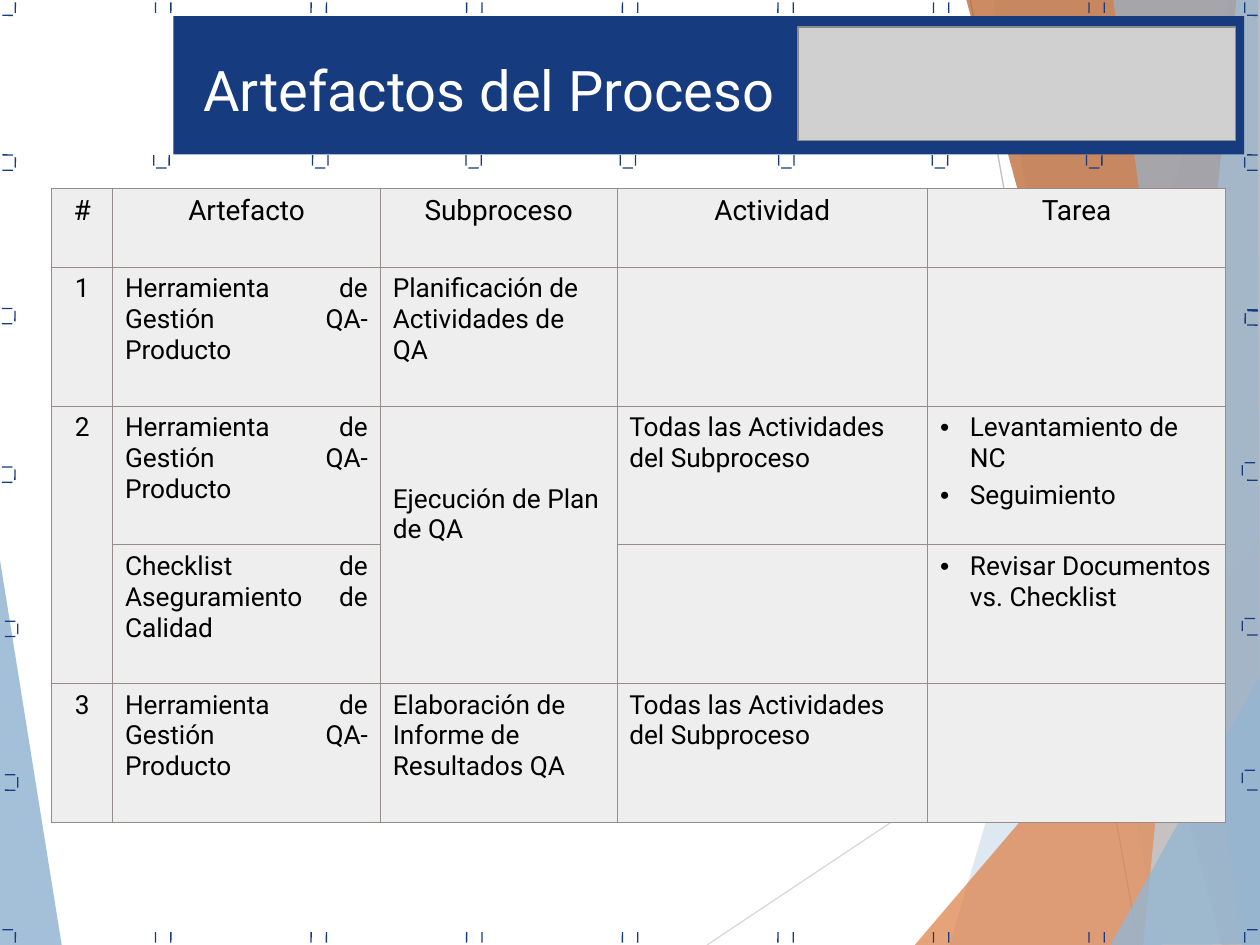
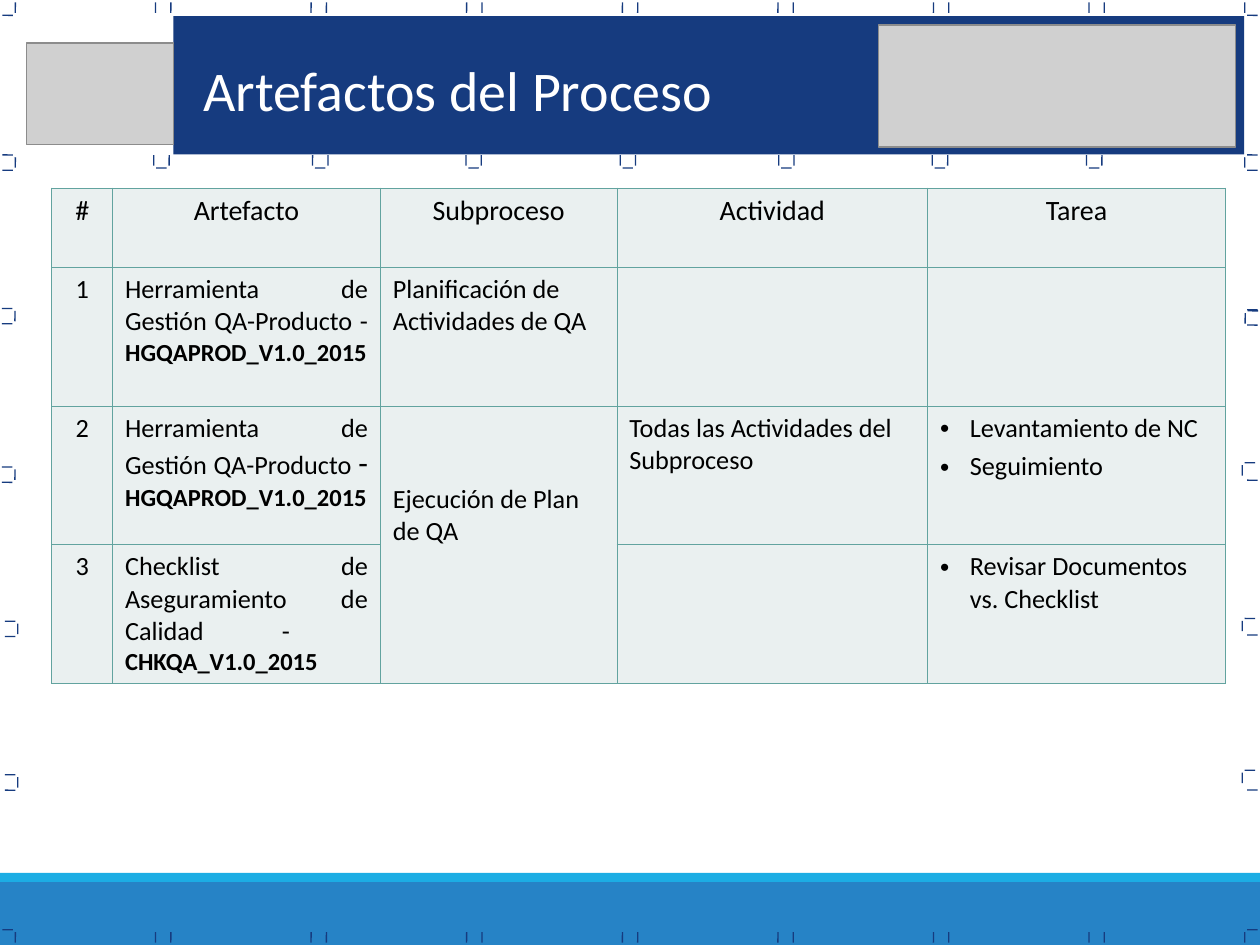
Before and after one commit to Proyecto-TopBody/TopBodySystem, a slide deck: slide 25 of Area de proceso PPQA/PAC_0.1_2015_Proceso Aseguramiento Calidad.ppt (slide 31 before the commit). Drawn at 1260x945 pixels with LibreOffice and Linux fonts; fonts in the diff are those of the drawing; grey boxes stand for pictures. Boxes give left, top, right and bottom in pixels: in the first picture for what was removed or moved away, otherwise in the second. Text is boxed around its words. In the diff, an @@ line names an element or a change of style, - is before the commit and + after.

```diff
--- a/Area de proceso PPQA/PAC_0.1_2015_Proceso Aseguramiento Calidad.ppt
+++ b/Area de proceso PPQA/PAC_0.1_2015_Proceso Aseguramiento Calidad.ppt
@@ picture: place and size @@
-picture at bbox=[798, 26, 1235, 140]
+picture at bbox=[878, 25, 1235, 147]
@@ picture added at bbox=[26, 43, 174, 145] @@
@@ text "Artefactos del Proceso" at bbox=[203, 72, 712, 112]: font Roboto to Calibri @@
@@ table at bbox=[52, 188, 1226, 683] @@
-row 2: 1 | Herramienta de Gestión QA-Producto | Planificación de Actividades de QA |  | 
-row 3: 2 | Herramienta de Gestión QA-Producto | Ejecución de Plan de QA | Todas las Actividades del Subproceso | Levantamiento de NC / Seguimiento
-row 4:  | Checklist de Aseguramiento de Calidad |  |  | Revisar Documentos vs. Checklist
-row 5: 3 | Herramienta de Gestión QA-Producto | Elaboración de Informe de Resultados QA | Todas las Actividades del Subproceso | 
+row 2: 1 | Herramienta de Gestión QA-Producto - HGQAPROD_V1.0_2015 | Planificación de Actividades de QA |  | 
+row 3: 2 | Herramienta de Gestión QA-Producto - HGQAPROD_V1.0_2015 | Ejecución de Plan de QA | Todas las Actividades del Subproceso | Levantamiento de NC / Seguimiento
+row 4: 3 | Checklist de Aseguramiento de Calidad - CHKQA_V1.0_2015 |  |  | Revisar Documentos vs. Checklist
@@ line added from (123, 239) to (1153, 239), #7F7F7F 0.51 pt @@
@@ group removed at bbox=[0, 0, 1260, 945]: 8 freeform shapes, 2 lines @@
@@ rectangle added at bbox=[0, 882, 1260, 945], fill #2683C6 @@
@@ rectangle added at bbox=[0, 873, 1260, 882], fill #1CADE4 @@
```
Also in this commit, not shown: 19 other slides changed, 9 slides added, 15 slides removed, 13 other files.
